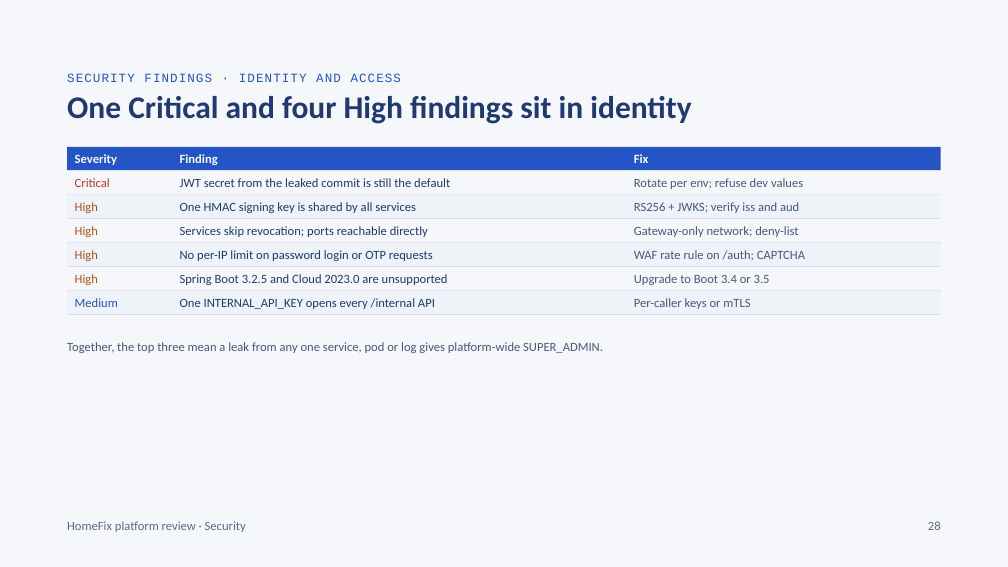
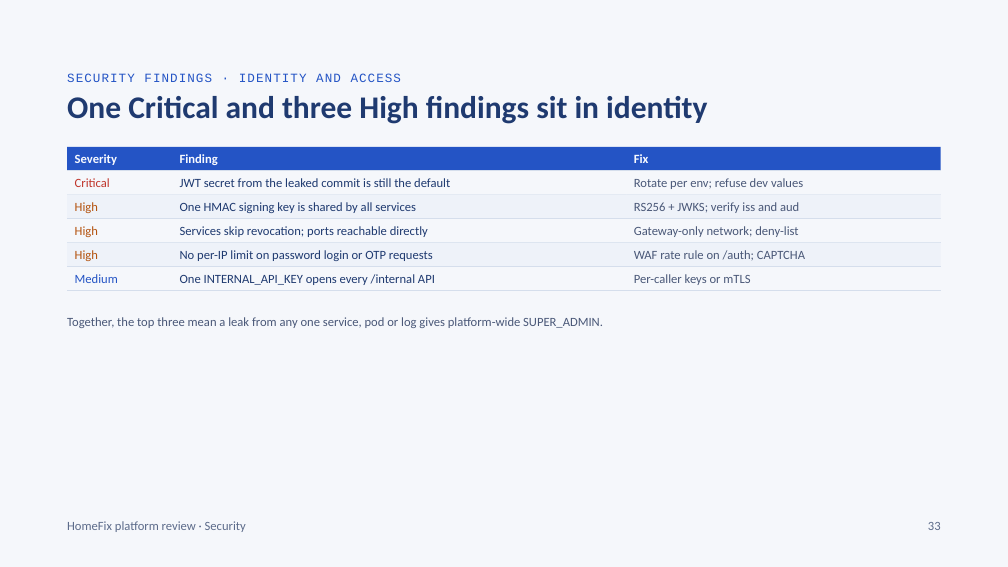
Before and after one commit to KripaGIT009/home-fix, a slide deck: slide 33 of docs/HomeFix_Design_Deck.pptx (slide 28 before the commit). Drawn at 1008x567 pixels with LibreOffice and Linux fonts; fonts in the diff are those of the drawing. Boxes give left, top, right and bottom in pixels: in the first picture for what was removed or moved away, otherwise in the second. Text is boxed around its words. In the diff, an @@ line names an element or a change of style, - is before the commit and + after.

```diff
--- a/docs/HomeFix_Design_Deck.pptx
+++ b/docs/HomeFix_Design_Deck.pptx
@@ text at bbox=[67, 96, 707, 124]: text changed @@
-One Critical and four High findings sit in identity
+One Critical and three High findings sit in identity
@@ rectangle removed at bbox=[67, 291, 941, 315] @@
@@ text removed at bbox=[75, 274, 98, 285] @@
-High
@@ text removed at bbox=[180, 274, 448, 285] @@
-Spring Boot 3.2.5 and Cloud 2023.0 are unsupported
@@ 4 texts: place and size @@
-4 texts at bbox=[67, 298, 750, 353]
+4 texts at bbox=[67, 274, 750, 328]
@@ text removed at bbox=[634, 274, 770, 285] @@
-Upgrade to Boot 3.4 or 3.5
@@ line removed from (67, 315) to (172, 315) @@
@@ line removed from (172, 315) to (626, 315) @@
@@ line removed from (626, 315) to (941, 315) @@
@@ text at bbox=[928, 522, 941, 530]: text changed @@
-28
+33
```
Also in this commit, not shown: 26 other slides changed, 7 slides added, 2 slides removed, 8 other files.
